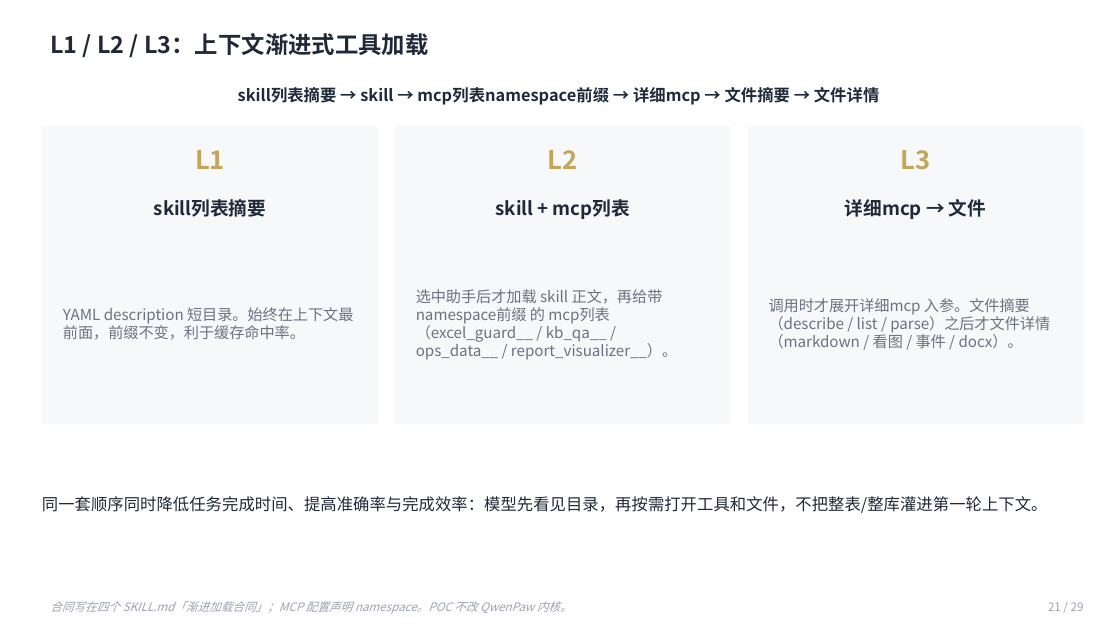
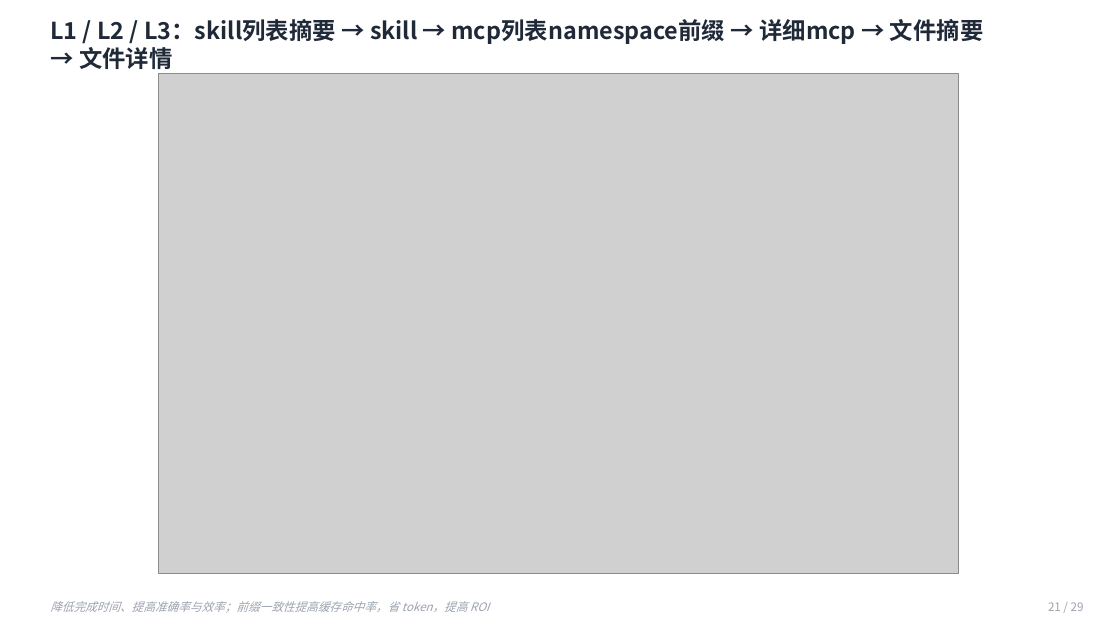
Before and after one commit to LiNan1984/shunde-poc, a slide deck: slide 21 of docs/演示材料/顺德POC四助手架构.pptx. Drawn at 1120x630 pixels with LibreOffice and Linux fonts; fonts in the diff are those of the drawing; grey boxes stand for pictures. Boxes give left, top, right and bottom in pixels: in the first picture for what was removed or moved away, otherwise in the second. Text is boxed around its words. In the diff, an @@ line names an element or a change of style, - is before the commit and + after.

```diff
--- a/docs/演示材料/顺德POC四助手架构.pptx
+++ b/docs/演示材料/顺德POC四助手架构.pptx
@@ text at bbox=[50, 19, 983, 74]: text changed @@
-L1 / L2 / L3：上下文渐进式工具加载
+L1 / L2 / L3：skill列表摘要 → skill → mcp列表namespace前缀 → 详细mcp → 文件摘要 → 文件详情
@@ picture added at bbox=[159, 74, 959, 574] @@
@@ text removed at bbox=[238, 87, 880, 105] @@
-skill列表摘要 → skill → mcp列表namespace前缀 → 详细mcp → 文件摘要 → 文件详情
@@ rectangle removed at bbox=[42, 126, 378, 424] @@
@@ rectangle removed at bbox=[395, 126, 731, 424] @@
@@ rectangle removed at bbox=[748, 126, 1084, 424] @@
@@ text removed at bbox=[195, 150, 225, 169] @@
-L1
@@ text removed at bbox=[548, 150, 578, 169] @@
-L2
@@ text removed at bbox=[901, 150, 931, 170] @@
-L3
@@ text removed at bbox=[154, 199, 266, 217] @@
-skill列表摘要
@@ text removed at bbox=[496, 199, 630, 219] @@
-skill + mcp列表
@@ text removed at bbox=[845, 199, 986, 219] @@
-详细mcp → 文件
@@ text removed at bbox=[416, 289, 677, 360] @@
-选中助手后才加载 skill 正文，再给带 namespace前缀 的 mcp列表（excel_guard__ / kb_qa__ / ops_data__ / report_visualizer__）。
@@ text removed at bbox=[769, 298, 1050, 348] @@
-调用时才展开详细mcp 入参。文件摘要（describe / list / parse）之后才文件详情（markdown / 看图 / 事件 / docx）。
@@ text removed at bbox=[63, 307, 353, 340] @@
-YAML description 短目录。始终在上下文最前面，前缀不变，利于缓存命中率。
@@ text removed at bbox=[42, 496, 1048, 513] @@
-同一套顺序同时降低任务完成时间、提高准确率与完成效率：模型先看见目录，再按需打开工具和文件，不把整表/整库灌进第一轮上下文。
@@ text at bbox=[50, 601, 489, 613]: text changed @@
-合同写在四个 SKILL.md「渐进加载合同」；MCP 配置声明 namespace。POC 不改 QwenPaw 内核。
+降低完成时间、提高准确率与效率；前缀一致性提高缓存命中率，省 token，提高 ROI
```
Also in this commit, not shown: 3 other slides changed, 1 other file.
